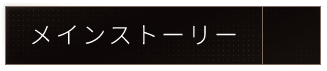
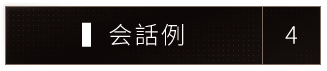
Before/after of a 327×71 layered artwork. What changed in the layer stack:
added group "组 1 拷贝" with 3 layers above "组 1" over <box>32,22,297,47</box>
added layer "4" in group "组 1 拷贝" over <box>285,26,297,44</box>
added layer "▍会話例" in group "组 1 拷贝" over <box>82,22,184,47</box>
added layer "图层 1 拷贝" (1st of 2, in "组 1 拷贝") in group "组 1 拷贝" over <box>32,22,297,47</box>
moved "メインストーリー" into group "组 1" over <box>32,25,236,45</box>
moved "图层 1 拷贝" (2nd of 2, in "组 1") into group "组 1" over <box>32,22,297,47</box>
